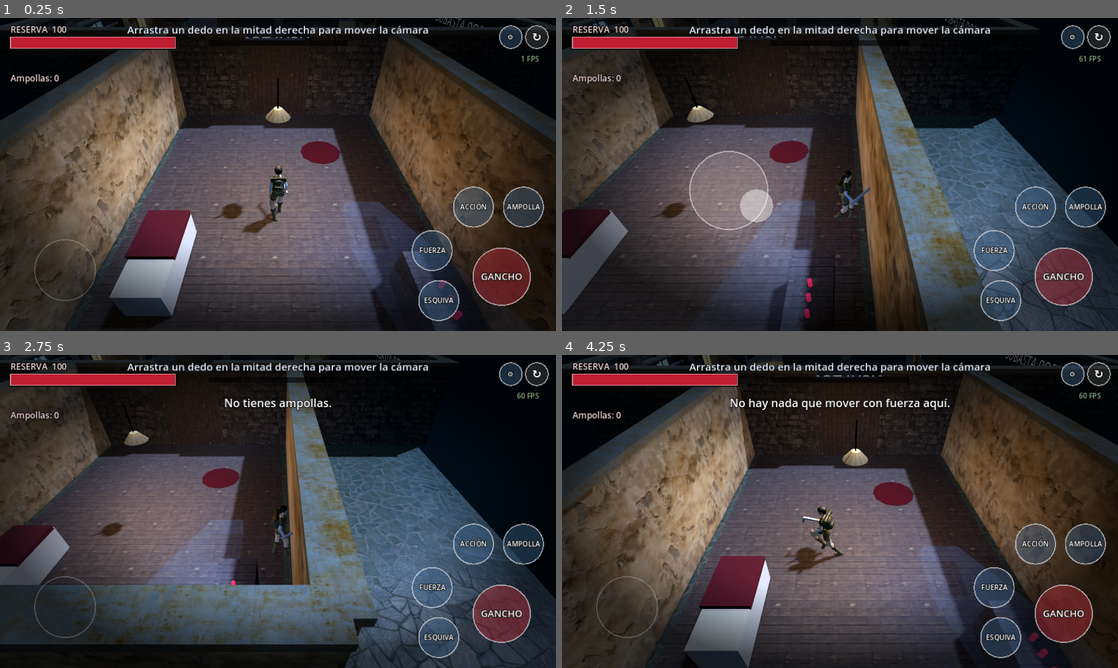
Above: before the commit, frames 1-4 (two rows, left to right).
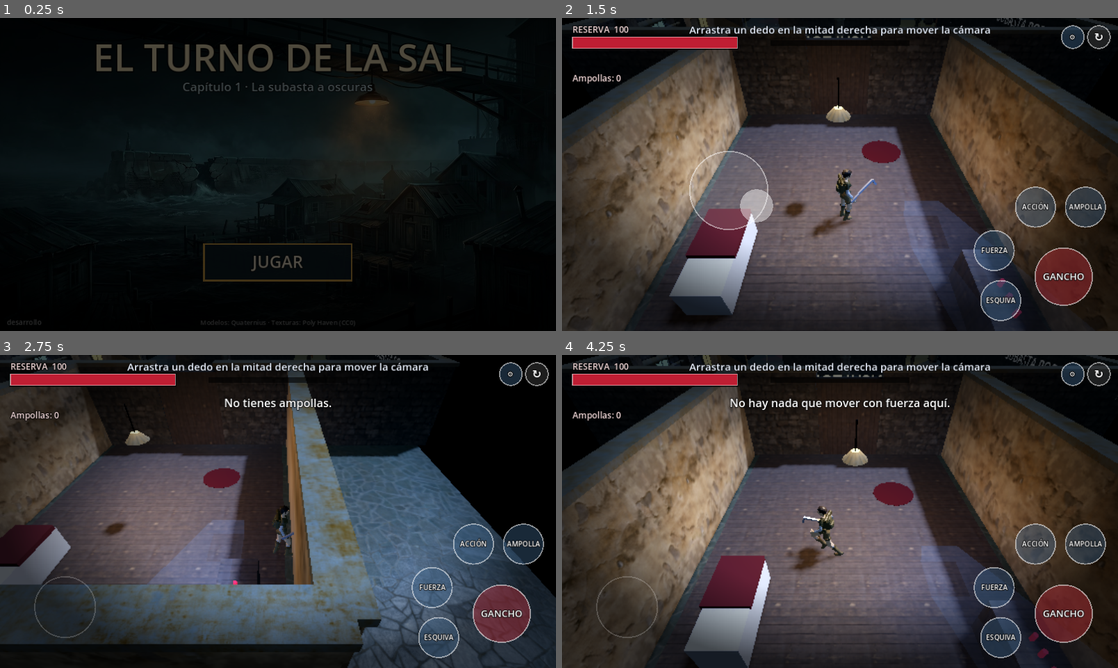
Above: after the commit, the same moments.

Repository: iskyhigh00/GpA
Game: Godot game, scene res://scenes/title.tscn
The game is run twice, just before and just after one commit, with the same random seed, the same clock (stepped at 60 frames per second) and the same inputs. Before the commit the project starts from res://scenes/main.tscn.
Inputs (mouse positions are in pixels of both pictures, inside the frame that each line leads up to):
- Up to frame 1 (0.25 s): no input
- Up to frame 2 (1.5 s): tap Enter at 0.5, 0.6 s; move the mouse to (962, 158) at 0.52 s; hold D (move_right, bound only before the commit) 0.53-1.25 s; click (962, 158) at 0.67 s; drag from (728, 190) to (812, 237) at 1.27 s
- Up to frame 3 (2.75 s): move the mouse to (333, 442) at 2.02 s; hold D (move_right) from 2.03 s (still down); tap R (ampoule) at 2.1 s; click (333, 442) at 2.17 s; tap Enter at 2.3 s
- Up to frame 4 (4.25 s): release D (move_right) at 2.75 s; drag from (812, 574) to (673, 464) at 2.77 s; move the mouse to (1006, 558) at 3.52 s; hold A (move_left) from 3.53 s (still down); tap K (force) at 3.6 s; click (1006, 558) at 3.67 s; tap Enter at 3.8 s

The runs differ from the first frame. In frame 1, 79% of the frame differs, in the area x 0-100%, y 0-100%; in frame 2, 63%; in frame 3, 3.5%; in frame 4, 1.0%.

Commit message:
Pantalla de título, icono, arte y documentos; pasada de rendimiento (40 FPS, 3D al 70%, sin MSAA/glow, menos sombras y partículas)
Co-Authored-By: Claude Sonnet 5.5 <noreply@anthropic.com>
Claude-Session: https://claude.ai/code/session_014vvngXFnmRGsRNhWqoRF1p

Diff:
--- a/project.godot
+++ b/project.godot
@@ -3,10 +3,12 @@
 
 [application]
 
+run/max_fps=40
+
 config/name="El turno de la sal (demo)"
-run/main_scene="res://scenes/main.tscn"
+run/main_scene="res://scenes/title.tscn"
 config/features=PackedStringArray("4.3", "GL Compatibility")
-config/icon="res://icon.svg"
+config/icon="res://assets/arte/icono.png"
 
 [display]
 
@@ -23,15 +25,18 @@
 
 [rendering]
 
+scaling_3d/scale=0.7
+scaling_3d/mode=0
+
 renderer/rendering_method="gl_compatibility"
 renderer/rendering_method.mobile="gl_compatibility"
 textures/vram_compression/import_etc2_astc=true
-textures/default_filters/anisotropic_filtering_level=3
-lights_and_shadows/directional_shadow/size=4096
-lights_and_shadows/directional_shadow/size.mobile=4096
+textures/default_filters/anisotropic_filtering_level=1
+lights_and_shadows/directional_shadow/size=1024
+lights_and_shadows/directional_shadow/size.mobile=1024
 lights_and_shadows/directional_shadow/soft_shadow_filter_quality=3
-lights_and_shadows/directional_shadow/soft_shadow_filter_quality.mobile=2
-anti_aliasing/quality/msaa_3d=2
-anti_aliasing/quality/msaa_3d.mobile=2
+lights_and_shadows/directional_shadow/soft_shadow_filter_quality.mobile=0
+anti_aliasing/quality/msaa_3d=0
+anti_aliasing/quality/msaa_3d.mobile=0
 limits/opengl/max_lights_per_object=12
 limits/opengl/max_renderable_lights=64
--- /dev/null
+++ b/scenes/title.tscn
@@ -0,0 +1,10 @@
+[gd_scene load_steps=2 format=3]
+
+[ext_resource type="Script" path="res://scripts/title.gd" id="1"]
+
+[node name="Title" type="Control"]
+layout_mode = 3
+anchors_preset = 15
+anchor_right = 1.0
+anchor_bottom = 1.0
+script = ExtResource("1")
--- /dev/null
+++ b/scripts/docs.gd
@@ -0,0 +1,90 @@
+class_name Docs
+extends RefCounted
+## Folios que Sira puede leer. «cap» es el capítulo donde aparecen; la demo usa «orden» y «dispensario».
+
+const ALL: Array[Dictionary] = [
+	{
+		"id": "orden", "cap": 1,
+		"titulo": "ORDEN DE INUNDACIÓN DE EMERGENCIA",
+		"texto": """Folio DO-2026-114 · Puerto Lumbre, 14/11/2026, 23:40
+De: Dirección de Operaciones Portuarias
+A: Elvira Roldal, jefa de El Telar; Roque Beltrán, capataz de cuadrillas
+Asunto: habilitación del sector La Taza como depósito de emergencia por grieta en el rompeolas.
+
+1. Ejecutar inundación controlada del sector La Taza mediante canal viejo y bombas de El Telar, con apertura de la boca de emergencia en la tercera señal de marea.
+2. El sector figura como deshabitado según certificado IC-2019-073, censo 0. No procede aviso vecinal ni alarma.
+3. Mantener comunicación oficial de “apertura parcial” hasta revisión técnica.
+4. Registrar hora de inicio y cierre de compuertas.
+
+Firma: Hernán Vela, director de Operaciones. Refrendo: Marta Quiles, secretaria técnica.""",
+	},
+	{
+		"id": "dispensario", "cap": 1,
+		"titulo": "NOTA INTERNA DEL DISPENSARIO DE SANGRE",
+		"texto": """Folio DS-2026-118 · Puerto Lumbre, 14/11/2026, 00:20
+De: Tesa Brumal, médica de lonja
+A: Personal de dispensario
+Asunto: acceso a ampollas municipales.
+
+Se restringe la entrega de ampollas municipales a retiro con orden médica nominal. Excepción vigente: Elvira Roldal, jefa de El Telar, autorizada para retirar “kit de bombeo” y ampollas de adrenalina sin orden. Roque Beltrán figura como segundo autorizado. Vecinos de La Taza no constan en lista de acceso.
+
+Inventario: faltan seis ampollas desde las 22:30 del 13/11/2026. Llave de vitrina: copia en El Telar. Registrar toda entrega en folio aparte.
+
+Firma: Tesa Brumal.""",
+	},
+	{
+		"id": "informe", "cap": 2,
+		"titulo": "INFORME DE INSPECCIÓN Y PRÓRROGA DE CIERRE",
+		"texto": """Folio IC-2019-073 · Puerto Lumbre, 07/03/2019
+Inspectora: Sira Cendal. Sector: La Taza.
+
+Visita de verificación por deterioro de pontones. Se constata ausencia de residentes permanentes. Censo adjunto: 0. Se observan ropa tendida y conexiones de agua activas, sin relevancia administrativa. Se recomienda cierre provisorio por seis meses.
+
+Prórroga: 07/09/2019. Se prorroga el cierre provisional hasta nueva inspección. No se fija fecha de reapertura. El sector queda excluido de censo operativo y de avisos de emergencia.
+
+Firma: Sira Cendal, inspectora. Visto bueno: Hernán Vela, Dirección de Operaciones. Registro: Marta Quiles.""",
+	},
+	{
+		"id": "censo", "cap": 3,
+		"titulo": "CENSO INTERNO DE LA TAZA (COPIA NO REGISTRADA)",
+		"texto": """Folio CT-2026-12 · Puerto Lumbre, 12/11/2026
+Relación de familias residentes:
+
+1. Ivo Luján, estibador, Casa 1.
+2. Marisa Cetina, cocinera de lonja, Casa 2.
+3. Damián Olmos, calafate, Casa 3.
+4. Nieves Arque, lavandera, Casa 4.
+5. Bruno Salces, redero, Casa 5.
+6. Alba Ferrán, pescadera, Casa 6.
+7. Tomás Riel, mecánico de bombas, Casa 7.
+8. Vera Canto, costurera de velas, Casa 8.
+9. Elías Pardo, vigilante nocturno, Casa 9.
+10. Nerea Biel, conservera, Casa 10.
+11. Onofre Dúo, jubilado de muelle, Casa 11.
+12. Lucía Mena, maestra de lonja, Casa 12.
+
+Total: 12 familias, 41 personas. Copia retirada del registro por orden verbal de Elvira Roldal. No foliar.""",
+	},
+	{
+		"id": "partes", "cap": 3,
+		"titulo": "DOS PARTES DE ACCIDENTE",
+		"texto": """PARTE A · Folio PA-2026-041-A · 13/11/2026, 22:10
+Operario herido: Nadir Pons, auxiliar de válvulas. Testigo: Fermín Oria, capataz de turno.
+Durante ensayo de descarga del canal viejo, ordenado como “apertura parcial”, observé el manómetro de la línea sur. La aguja superó la marca roja de 4.2 y se detuvo en 6.8. Informé a Roque Beltrán. Respondió: “Sostener y no corregir hasta nueva orden”. Cinco minutos después se produjo retorno de presión y quemadura por salmuera en antebrazo izquierdo. El registro de sala consigna “parcial”.
+Firma: Nadir Pons. Refrendo: Fermín Oria.
+
+PARTE B · Folio PA-2026-041-B · 13/11/2026, 22:15
+Operario herido: Orencio Vidal, ayudante de compuerta. Testigo: Paula Sedano, operaria de bombeo.
+Escuché tres golpes secos en el tope de la compuerta. Al revisar la marca, el indicador estaba alineado con “TOTAL”, no con “PARCIAL”. Informé a Elvira Roldal. Ordenó: “Anotar apertura parcial y cerrar el parte sin copia”. Al manipular el volante de cierre recibí golpe en la mano derecha. La compuerta siguió abierta hasta las 22:40. No se activó alarma.
+Firma: Orencio Vidal. Refrendo: Paula Sedano.""",
+	},
+]
+
+
+static func get_docs(ids: Array) -> Array[Dictionary]:
+	var out: Array[Dictionary] = []
+	for id in ids:
+		for d in ALL:
+			if d["id"] == id:
+				out.append(d)
+	return out
--- a/scripts/hud.gd
+++ b/scripts/hud.gd
@@ -256,7 +256,6 @@
 func _draw_ui() -> void:
 	var vs := view_size()
 	canvas.draw_texture_rect(vignette, Rect2(Vector2.ZERO, vs), false)
-	_text(Vector2(vs.x - 150.0, 100.0), "%d FPS" % int(Engine.get_frames_per_second()), 16, Color(0.7, 0.9, 0.7, 0.8), HORIZONTAL_ALIGNMENT_RIGHT, 110.0)
 	_draw_bar()
 	_draw_texts(vs)
 	_draw_controls(vs)
--- a/scripts/level.gd
+++ b/scripts/level.gd
@@ -123,7 +123,7 @@
 	env.fog_enabled = true
 	env.fog_light_color = Color(0.07, 0.11, 0.14)
 	env.fog_density = 0.022
-	env.glow_enabled = true
+	env.glow_enabled = false
 	env.glow_intensity = 0.6
 	env.glow_bloom = 0.04
 	env.adjustment_enabled = true
@@ -137,8 +137,8 @@
 	moon.light_color = Color(0.55, 0.68, 0.95)
 	moon.light_energy = 0.7
 	moon.shadow_enabled = true
-	moon.directional_shadow_mode = DirectionalLight3D.SHADOW_PARALLEL_2_SPLITS
-	moon.directional_shadow_max_distance = 38.0
+	moon.directional_shadow_mode = DirectionalLight3D.SHADOW_ORTHOGONAL
+	moon.directional_shadow_max_distance = 26.0
 	add_child(moon)
 	var warm := OmniLight3D.new()
 	warm.position = Vector3(-10.0, 2.8, 0.0)
@@ -367,7 +367,7 @@
 	quad.size = Vector2(0.05, 0.05)
 	quad.material = qm
 	var dust := GPUParticles3D.new()
-	dust.amount = 90
+	dust.amount = 40
 	dust.lifetime = 9.0
 	dust.preprocess = 9.0
 	dust.visibility_aabb = AABB(Vector3(-16.0, -2.0, -12.0), Vector3(32.0, 8.0, 24.0))
@@ -392,7 +392,7 @@
 	sq.size = Vector2(0.9, 0.9)
 	sq.material = sm
 	var mist := GPUParticles3D.new()
-	mist.amount = 36
+	mist.amount = 14
 	mist.lifetime = 12.0
 	mist.preprocess = 12.0
 	mist.visibility_aabb = AABB(Vector3(-16.0, -1.0, -12.0), Vector3(32.0, 4.0, 24.0))
@@ -419,7 +419,7 @@
 	mist.position = Vector3(9.0, 0.5, 0.0)
 	add_child(mist)
 	grate_steam = GPUParticles3D.new()
-	grate_steam.amount = 24
+	grate_steam.amount = 12
 	grate_steam.lifetime = 3.0
 	grate_steam.emitting = false
 	grate_steam.visibility_aabb = AABB(Vector3(-3.0, -2.0, -3.0), Vector3(6.0, 8.0, 6.0))
--- /dev/null
+++ b/scripts/title.gd
@@ -0,0 +1,98 @@
+class_name Title
+extends Control
+## Pantalla de título: arte de fondo, nombre del juego y botón JUGAR.
+## Los toques se gestionan a mano (el ratón no se emula desde el toque).
+
+const MAIN_SCENE := "res://scenes/main.tscn"
+const BG_PATH := "res://assets/arte/titulo.jpg"
+const AMBER := Color(0.95, 0.72, 0.3)
+
+var bg: Texture2D
+var font: Font
+var t := 0.0
+var starting := false
+var fade_out := 0.0
+var launched := false
+var version_text := ""
+
+
+func _ready() -> void:
+	font = ThemeDB.fallback_font
+	bg = load(BG_PATH) as Texture2D
+	if FileAccess.file_exists("res://version.txt"):
+		version_text = FileAccess.get_file_as_string("res://version.txt").strip_edges()
+	mouse_filter = Control.MOUSE_FILTER_IGNORE
+
+
+func view_size() -> Vector2:
+	return get_viewport().get_visible_rect().size
+
+
+func play_rect() -> Rect2:
+	var vs := view_size()
+	return Rect2(vs.x * 0.5 - 170.0, vs.y - 200.0, 340.0, 84.0)
+
+
+func start_game() -> void:
+	if t < 0.5:
+		return # evita un toque accidental justo al abrir
+	starting = true
+
+
+func _process(delta: float) -> void:
+	t += delta
+	if starting:
+		fade_out = minf(1.0, fade_out + delta * 3.0)
+		if fade_out >= 1.0 and not launched:
+			launched = true
+			get_tree().change_scene_to_file(MAIN_SCENE)
+	queue_redraw()
+
+
+func _input(event: InputEvent) -> void:
+	if event is InputEventScreenTouch:
+		var st := event as InputEventScreenTouch
+		if st.pressed and play_rect().has_point(st.position):
+			start_game()
+	elif event is InputEventKey:
+		var k := event as InputEventKey
+		if k.pressed and not k.echo and (k.keycode == KEY_ENTER or k.keycode == KEY_SPACE):
+			start_game()
+
+
+func _text(pos: Vector2, s: String, size: int, col: Color, width: float, outline: int = 8) -> void:
+	draw_string_outline(font, pos, s, HORIZONTAL_ALIGNMENT_CENTER, width, size, outline, Color(0, 0, 0, 0.9))
+	draw_string(font, pos, s, HORIZONTAL_ALIGNMENT_CENTER, width, size, col)
+
+
+func _draw() -> void:
+	var vs := view_size()
+	draw_rect(Rect2(Vector2.ZERO, vs), Color.BLACK)
+	if bg:
+		var ts := bg.get_size()
+		var zoom := 1.0 + 0.05 * clampf(t / 25.0, 0.0, 1.0)
+		var sz := ts * maxf(vs.x / ts.x, vs.y / ts.y) * zoom
+		draw_texture_rect(bg, Rect2((vs - sz) * 0.5, sz), false)
+	# Degradados para que el texto se lea sobre la imagen.
+	var top_h := vs.y * 0.4
+	draw_polygon(
+		PackedVector2Array([Vector2(0, 0), Vector2(vs.x, 0), Vector2(vs.x, top_h), Vector2(0, top_h)]),
+		PackedColorArray([Color(0, 0, 0, 0.6), Color(0, 0, 0, 0.6), Color(0, 0, 0, 0.0), Color(0, 0, 0, 0.0)]))
+	var bot_y := vs.y * 0.6
+	draw_polygon(
+		PackedVector2Array([Vector2(0, bot_y), Vector2(vs.x, bot_y), Vector2(vs.x, vs.y), Vector2(0, vs.y)]),
+		PackedColorArray([Color(0, 0, 0, 0.0), Color(0, 0, 0, 0.0), Color(0, 0, 0, 0.85), Color(0, 0, 0, 0.85)]))
+	var title_size := int(clampf(vs.y * 0.12, 44.0, 96.0))
+	_text(Vector2(0.0, vs.y * 0.17), "EL TURNO DE LA SAL", title_size, Color(0.96, 0.9, 0.74), vs.x, 10)
+	_text(Vector2(0.0, vs.y * 0.17 + 46.0), "Capítulo 1 · La subasta a oscuras", 28, Color(0.78, 0.88, 0.9), vs.x, 6)
+	var r := play_rect()
+	var pulse := 0.65 + 0.35 * sin(t * 2.4)
+	draw_rect(r, Color(0.06, 0.12, 0.15, 0.88))
+	draw_rect(r, Color(AMBER.r, AMBER.g, AMBER.b, pulse), false, 4.0)
+	_text(Vector2(r.position.x, r.position.y + 55.0), "JUGAR", 38, Color(1, 0.95, 0.85), r.size.x, 6)
+	if version_text != "":
+		draw_string(font, Vector2(16.0, vs.y - 14.0), version_text, HORIZONTAL_ALIGNMENT_LEFT, -1, 16, Color(1, 1, 1, 0.55))
+	draw_string(font, Vector2(0.0, vs.y - 14.0), "Modelos: Quaternius · Texturas: Poly Haven (CC0)", HORIZONTAL_ALIGNMENT_CENTER, vs.x, 15, Color(1, 1, 1, 0.5))
+	var black := maxf(1.0 - t / 0.8, fade_out)
+	if black > 0.0:
+		draw_rect(Rect2(Vector2.ZERO, vs), Color(0, 0, 0, black))
Binary file added: assets/arte/icono.png
Not shown, added: assets/arte/icono.png.import
Binary file added: assets/arte/icono_192.png
Not shown, added: assets/arte/icono_192.png.import
Binary file added: assets/arte/icono_bg_432.png
Not shown, added: assets/arte/icono_bg_432.png.import
Binary file added: assets/arte/icono_fg_432.png
Not shown, added: assets/arte/icono_fg_432.png.import
Binary file added: assets/arte/lonja.jpg
Not shown, added: assets/arte/lonja.jpg.import
Binary file added: assets/arte/titulo.jpg
Not shown, added: assets/arte/titulo.jpg.import
(and 1 more such lines)
